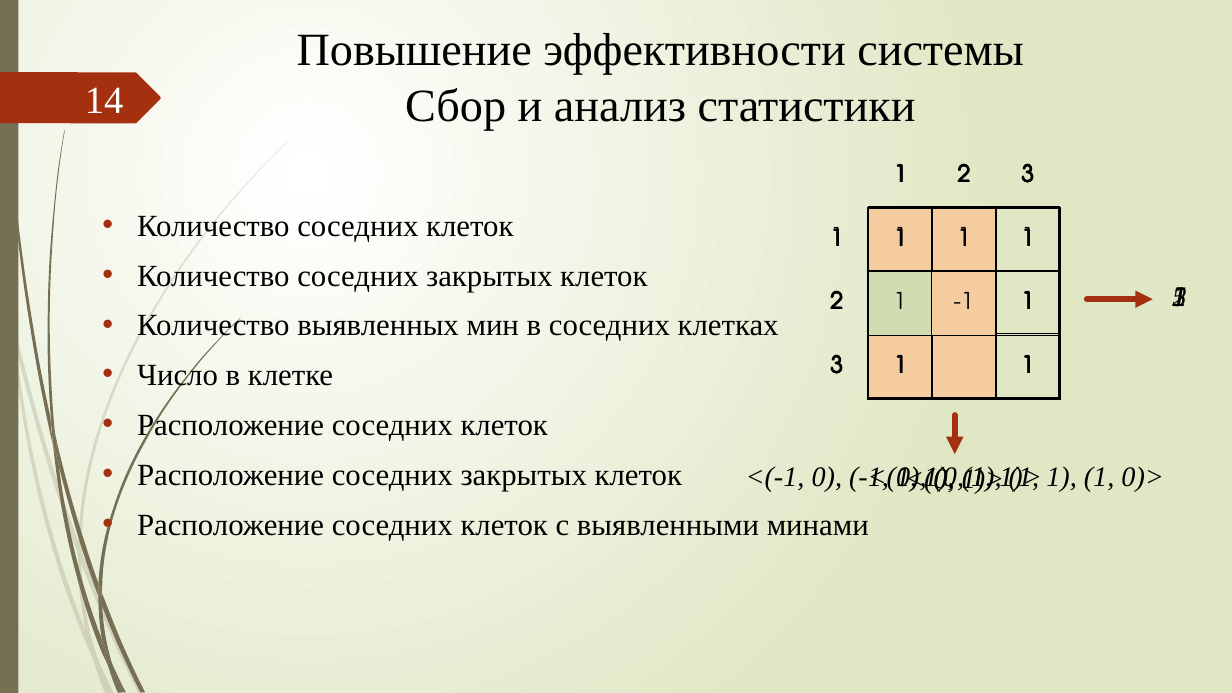
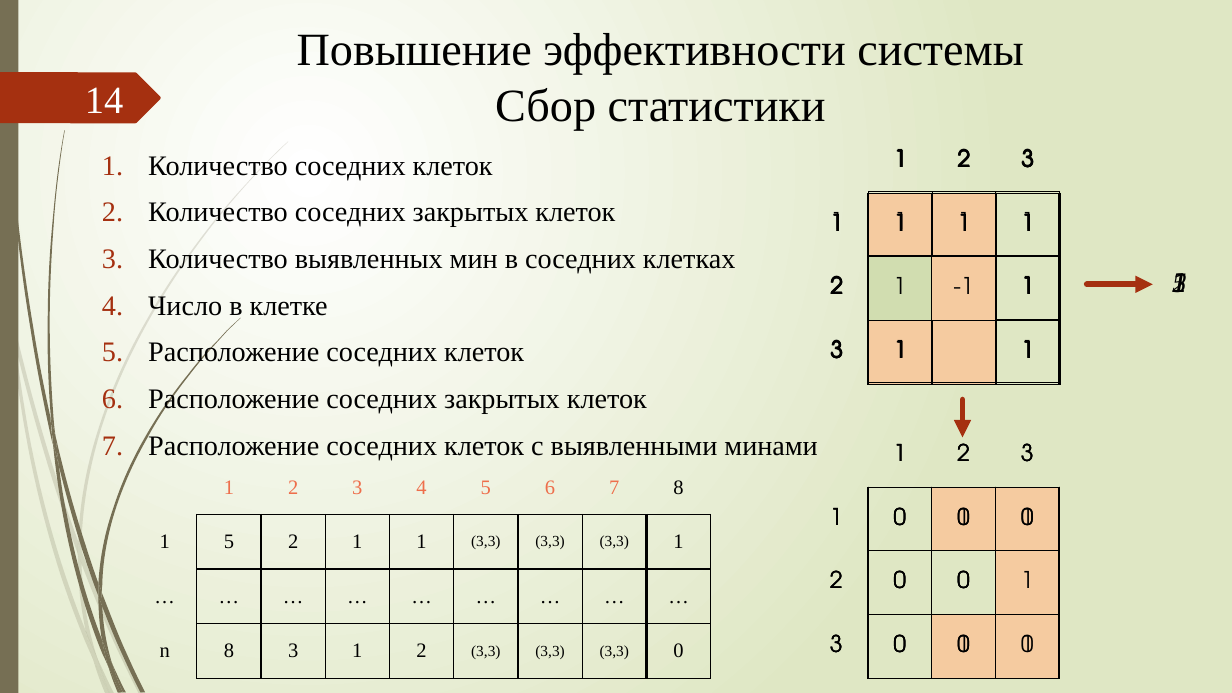
Before and after one commit to xex238/Diploma_2022, a slide deck: slide 14 of docs/Отчёты/ВКР/Новицкий_МПИ-20-4-2_ВКР_Презентация.pptx. Drawn at 1232x693 pixels with LibreOffice and Linux fonts; fonts in the diff are those of the drawing. Boxes give left, top, right and bottom in pixels: in the first picture for what was removed or moved away, otherwise in the second. Text is boxed around its words. In the diff, an @@ line names an element or a change of style, - is before the commit and + after.

```diff
--- a/docs/Отчёты/ВКР/Новицкий_МПИ-20-4-2_ВКР_Презентация.pptx
+++ b/docs/Отчёты/ВКР/Новицкий_МПИ-20-4-2_ВКР_Презентация.pptx
@@ title at bbox=[297, 33, 1024, 130]: text changed @@
-Повышение эффективности системы
-Сбор и анализ статистики
+Повышение эффективности системы
+Сбор статистики
@@ text "Количество соседних клеток": place and size @@
-text "Количество соседних клеток" at bbox=[137, 215, 869, 541]
+text "Количество соседних клеток" at bbox=[148, 156, 817, 460]
@@ text "Количество соседних клеток" at bbox=[148, 156, 817, 460]: size 24 to 22 pt; bullet • to 1. @@
@@ table: place and size @@
-table at bbox=[805, 143, 1060, 398]
+table at bbox=[805, 128, 1060, 465]
@@ 4 tables, 4 texts, 1 arrow: place and size @@
-4 tables, 4 texts, 1 arrow at bbox=[805, 144, 1186, 399]
+4 tables, 4 texts, 1 arrow at bbox=[805, 129, 1186, 384]
@@ arrow moved from (955, 415) - (955, 454) to (963, 400) - (963, 437) @@
@@ table added at bbox=[805, 423, 1060, 678], 4 rows, 4 columns @@
+ | 1 | 2 | 3
+1 | 0 | 1 | 1
+2 | 0 | 0 | 1
+3 | 0 | 1 | 1
@@ table added at bbox=[805, 423, 1060, 678], 4 rows, 4 columns @@
+ | 1 | 2 | 3
+1 | 0 | 0 | 0
+2 | 0 | 0 | 1
+3 | 0 | 0 | 1
@@ table added at bbox=[805, 423, 1060, 678], 4 rows, 4 columns @@
+ | 1 | 2 | 3
+1 | 0 | 0 | 0
+2 | 0 | 0 | 1
+3 | 0 | 0 | 0
@@ table added at bbox=[132, 460, 714, 678], 4 rows, 9 columns @@
+ | 1 | 2 | 3 | 4 | 5 | 6 | 7 | 8
+1 | 5 | 2 | 1 | 1 | (3,3) | (3,3) | (3,3) | 1
+… | … | … | … | … | … | … | … | …
+n | 8 | 3 | 1 | 2 | (3,3) | (3,3) | (3,3) | 0
@@ text removed at bbox=[812, 466, 1115, 492] @@
-<(0, 1), (1, 1)>
@@ text removed at bbox=[849, 466, 1163, 493] @@
-<(-1, 0), (-1, 1), (0, 1), (1, 1), (1, 0)>
@@ text removed at bbox=[905, 466, 955, 493] @@
-<(0, 1)>
```
Also in this commit, not shown: 1 other slide changed, 2 slides added, 1 slide removed, 6 other files.
